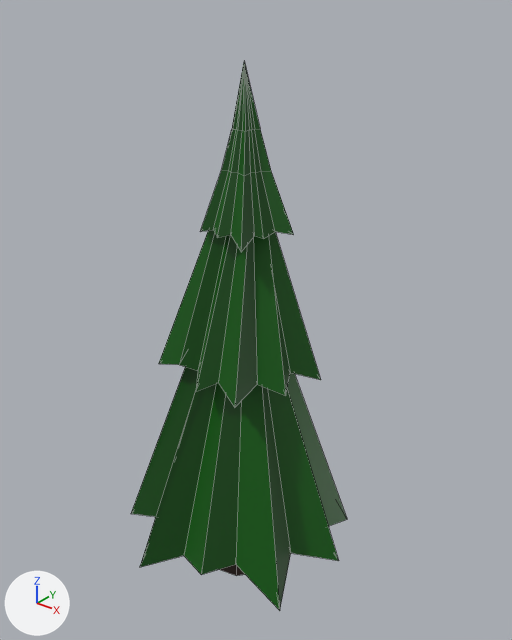
An edit to the FBX model Assets/GreyBoxModels/GreyBoxPrefabs/Tree01.fbx, drawn before and after from the same camera.
One viewpoint serves both versions: a 50 mm camera at (0.0188, -0.0227, 0.0286) aimed at (0.0001, 0.0006, 0.0141). The lights are fixed; the arrows at lower left show +X, +Y and +Z. Mesh edges are drawn as thin lines. Where no turn or scale is listed for an object, it has been applied to the vertices. Vertices at the same position are counted once.

Objects in the first picture: 'Tree01'.
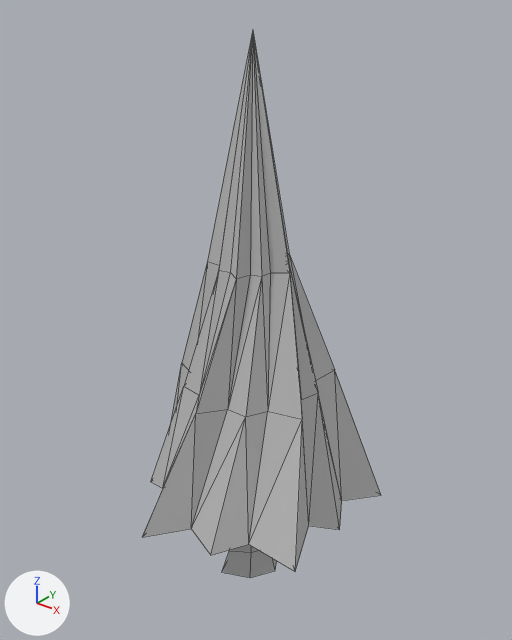
Pixel boxes [x1, y1, x2, y2] of what changed, in the pictures (512 x 640 px):
'Tree01', reshaped (10% wider)
    before: [131, 62, 347, 611]
    after: [143, 31, 381, 578]
part 1 of me_mesh, rebuilt
    before: [131, 367, 347, 611]
    after: [143, 31, 381, 571]
part 2 of me_mesh, rebuilt
    before: [219, 564, 245, 576]
    after: [222, 544, 277, 578]
part 3 of me_mesh, deleted (green)
    before: [201, 62, 293, 252]
part 4 of me_mesh, deleted (green)
    before: [159, 230, 321, 407]

What changed in the scene script:
```text
Add mat_lambert94:
    mat_lambert94 = principled_material('lambert94')
    mat_lambert94.base_color = (0.5, 0.5, 0.5)  # grey #bcbcbc
Change me_mesh:
    used by ob_tree01; location = (0.0, 0.0, 0.0)
    remove me_mesh.from_pydata(...)  # 245 vertices, 205 faces; spans x -0.0059..0.0059, y -0.0061..0.0061, z 0.0..0.0257
    remove me_mesh.materials.append(mat_greenmed01)  # dark green #005700
    remove me_mesh.materials.append(mat_greendark01)  # dark green #004800
    remove me_mesh.materials.append(mat_browndark01)  # brown #2f1e16
    add me_mesh.from_pydata(...)  # 125 vertices, 161 faces; spans x -0.0058..0.0058, y -0.0061..0.0061, z 0.0..0.0267
    me_mesh part 1: the loose piece of 60 vertices spanning x -0.0059..0.0059, y -0.0061..0.0061, z 0.0027..0.0158 is rebuilt with 81 vertices and now spans x -0.0058..0.0058, y -0.0061..0.0061, z 0.0047..0.0267, in mat_lambert94 (grey #bcbcbc)
    me_mesh part 2: the loose piece of 44 vertices spanning x -0.0019..0.0015, y -0.0018..0.0007, z 0.0..0.0077 is rebuilt with 44 vertices and now spans x -0.0016..0.0019, y -0.0018..0.0015, z 0.0..0.0077, in mat_lambert94 (grey #bcbcbc)
    me_mesh part 3: the loose piece of 81 vertices spanning x -0.002..0.0024, y -0.0022..0.0022, z 0.0186..0.0257 is deleted
    me_mesh part 4: the loose piece of 60 vertices spanning x -0.0032..0.0037, y -0.0035..0.0036, z 0.012..0.0195 is deleted
    add me_mesh.materials.append(mat_lambert94)  # grey #bcbcbc
```
